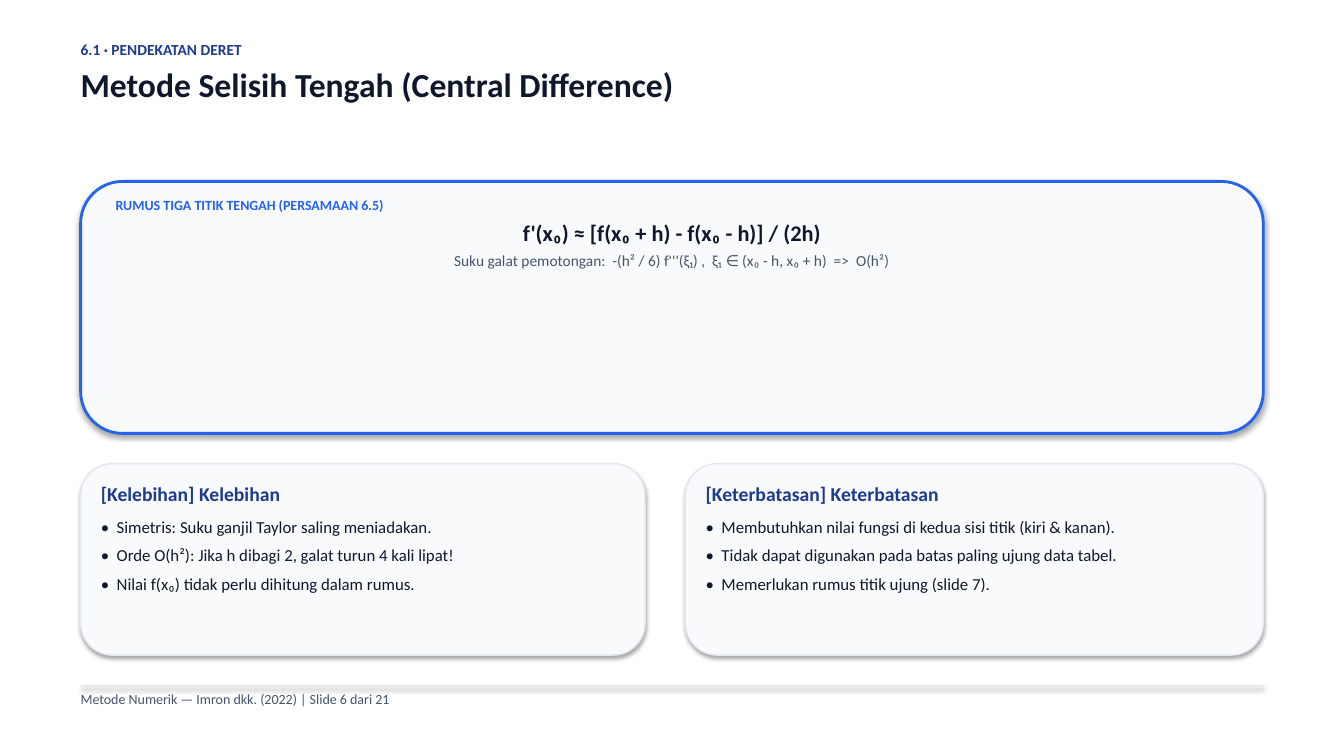
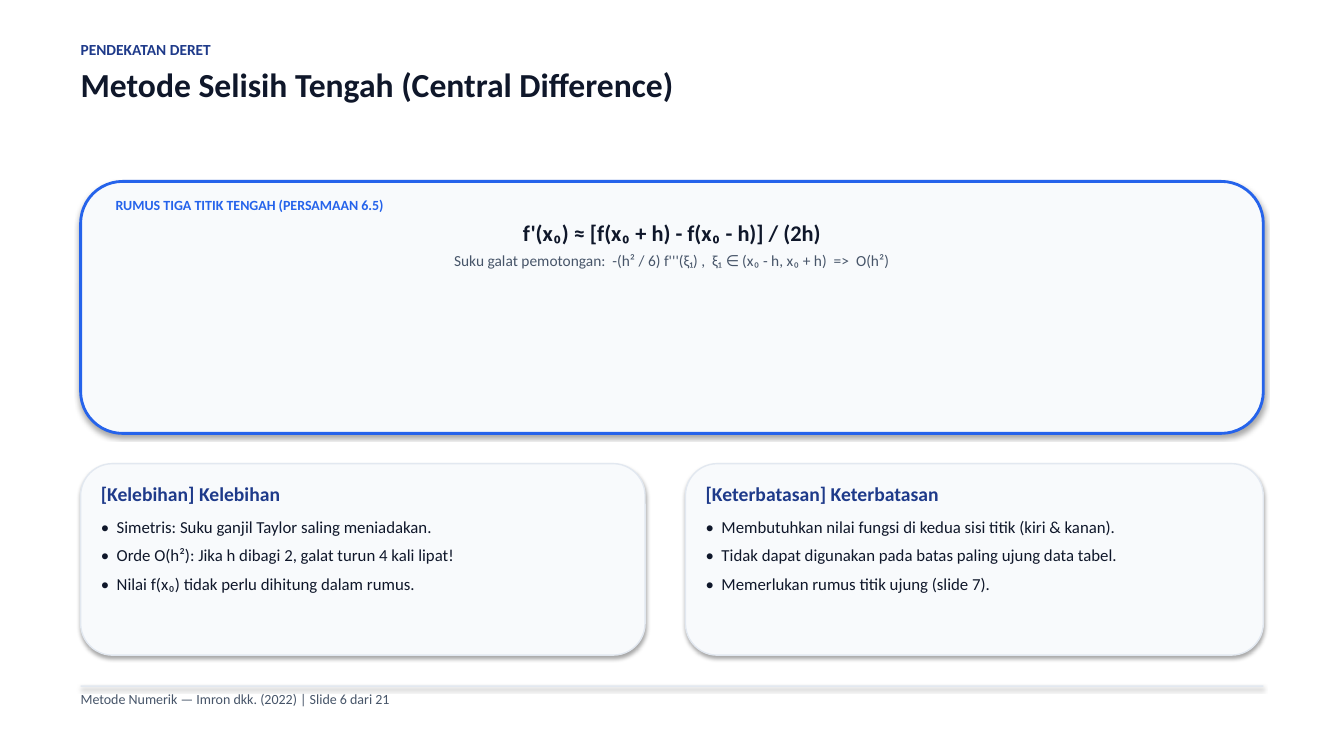
Before and after one commit to Moreyartea/Diferensiasi-Numerik, a slide deck: slide 6 of Diferensiasi_Numerik.pptx. Drawn at 1344x756 pixels with LibreOffice and Linux fonts; fonts in the diff are those of the drawing. Boxes give left, top, right and bottom in pixels: in the first picture for what was removed or moved away, otherwise in the second. Text is boxed around its words. In the diff, an @@ line names an element or a change of style, - is before the commit and + after.

```diff
--- a/Diferensiasi_Numerik.pptx
+++ b/Diferensiasi_Numerik.pptx
@@ text at [81,45,211,55]: text changed @@
-6.1 · PENDEKATAN DERET
+PENDEKATAN DERET
```
Also in this commit, not shown: 10 other slides changed, 4 other files.
